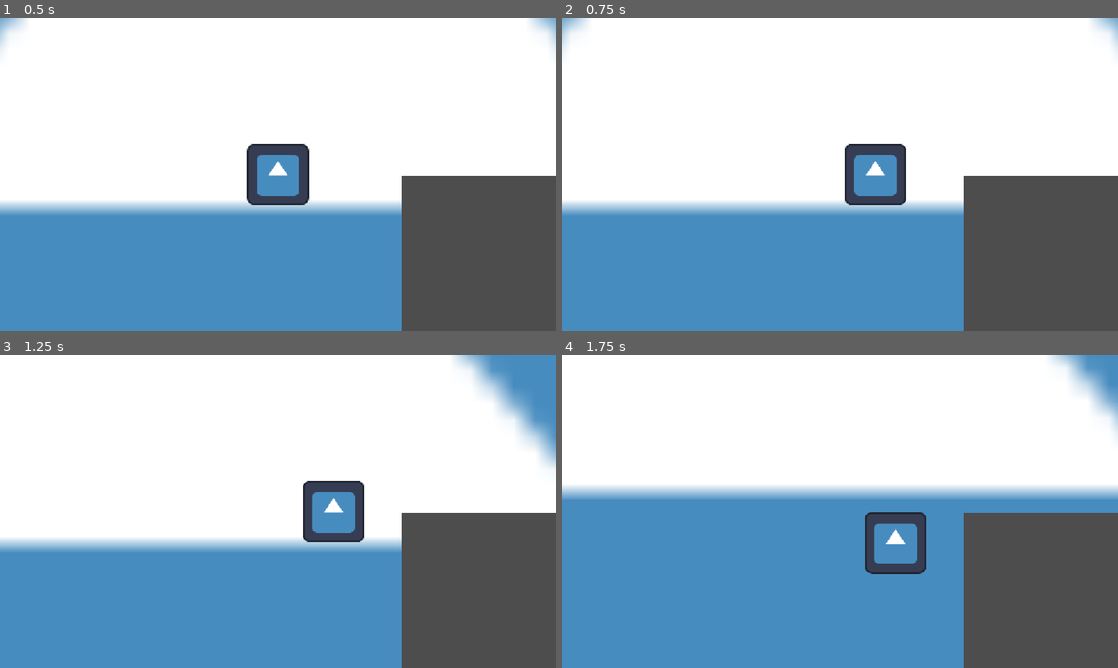
Above: before the commit, frames 1-4 (two rows, left to right).
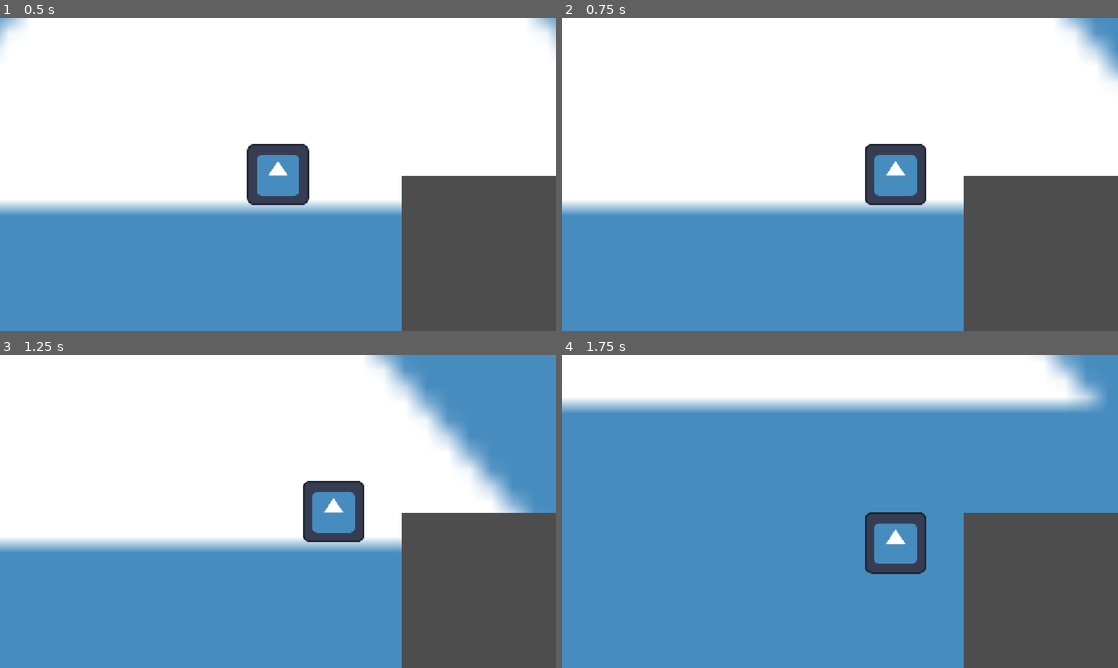
Above: after the commit, the same moments.

Repository: natleahh/ive-got-this-round
Game: Godot game, scene res://src/prototypes/BalancingWithAccelleration/main.tscn
Two runs of this game, one before a commit and one after it. Both use one fixed random seed, a clock stepped at 60 frames per second and the inputs below. The project has no main scene, so this scene is started directly. The engine's default icon, where the game draws it, is replaced by a stand-in: a white triangle on a blue panel in a dark square.
Inputs:
- Up to frame 1 (0.5 s): no input
- Up to frame 2 (0.75 s): tap Enter at 0.5 s; hold D (move_right) from 0.53 s (still down); tap Space (dash) at 0.6 s
- Up to frame 3 (1.25 s): keep holding D (move_right)
- Up to frame 4 (1.75 s): release D (move_right) at 1.28 s; hold S (move_down) from 1.28 s (still down); tap Space (dash) at 1.35 s

Frame 1 is identical in both runs. In frame 2, 3.5% of the frame differs, in the area x 0-100%, y 0-60%; in frame 3, 9.2%; in frame 4, 33%, in the area x 0-100%, y 0-46%.
Error before the commit: Cannot call method 'start' on a null value. (res://src/prototypes/BalancingWithAccelleration/main.gd:24)

Commit message:
feat: add tiered attractor zones, make some attractor zones negative

Diff:
--- a/src/prototypes/BalancingWithAccelleration/main.tscn
+++ b/src/prototypes/BalancingWithAccelleration/main.tscn
@@ -11,9 +11,15 @@
 [sub_resource type="CircleShape2D" id="CircleShape2D_quj70"]
 radius = 159.12
 
+[sub_resource type="CircleShape2D" id="CircleShape2D_3amak"]
+radius = 75.0
+
+[sub_resource type="CircleShape2D" id="CircleShape2D_lgurt"]
+radius = 50.0
+
 [sub_resource type="CircleShape2D" id="CircleShape2D_e61f2"]
 
-[node name="Main" type="Node2D" unique_id=1932576237 node_paths=PackedStringArray("player", "simulator_ball")]
+[node name="Main" type="Node2D" unique_id=1932576237 node_paths=PackedStringArray("player", "simulator_ball", "dash_cool_down")]
 script = ExtResource("1_uj8yp")
 movement_speed = 400.0
 player = NodePath("Player")
@@ -24,7 +30,7 @@
 scale = Vector2(44.59375, 34.3125)
 texture = ExtResource("2_qhrr0")
 
-[node name="Player" type="CharacterBody2D" parent="." unique_id=894154200]
+[node name="Player" type="CharacterBody2D" parent="." unique_id=1685786573]
 
 [node name="Icon" type="Sprite2D" parent="Player" unique_id=1283504213]
 texture = ExtResource("2_qhrr0")
@@ -75,17 +81,42 @@
 
 [node name="Camera2D" type="Camera2D" parent="Subviewport/GlassSimulation" unique_id=1455733254]
 
-[node name="AttractorField" type="Area2D" parent="Subviewport/GlassSimulation" unique_id=1765078996]
+[node name="OuterAttractorField" type="Area2D" parent="Subviewport/GlassSimulation" unique_id=1765078996]
+gravity_space_override = 3
+gravity_point = true
+gravity_point_center = Vector2(0, 0)
+gravity_direction = Vector2(0, 0)
+gravity = -50.0
+linear_damp_space_override = 3
+linear_damp = 4.0
+
+[node name="CollisionShape2D" type="CollisionShape2D" parent="Subviewport/GlassSimulation/OuterAttractorField" unique_id=688290067]
+shape = SubResource("CircleShape2D_quj70")
+debug_color = Color(0.5758852, 0.5526909, 0.10234404, 0.41960785)
+
+[node name="MiddleAttractorField" type="Area2D" parent="Subviewport/GlassSimulation" unique_id=1356273916]
+gravity_space_override = 3
+gravity_point = true
+gravity_point_center = Vector2(0, 0)
+gravity_direction = Vector2(0, 0)
+gravity = -10.0
+linear_damp_space_override = 3
+linear_damp = 4.0
+
+[node name="CollisionShape2D" type="CollisionShape2D" parent="Subviewport/GlassSimulation/MiddleAttractorField" unique_id=1267571351]
+shape = SubResource("CircleShape2D_3amak")
+debug_color = Color(0.796695, 0.4235507, 0.074847884, 0.41960785)
+
+[node name="InnerAttractorField" type="Area2D" parent="Subviewport/GlassSimulation" unique_id=1817337796]
 gravity_space_override = 3
 gravity_point = true
 gravity_point_center = Vector2(0, 0)
 gravity_direction = Vector2(0, 0)
 gravity = 490.0
-linear_damp_space_override = 1
-linear_damp = 1.0
 
-[node name="CollisionShape2D" type="CollisionShape2D" parent="Subviewport/GlassSimulation/AttractorField" unique_id=688290067]
-shape = SubResource("CircleShape2D_quj70")
+[node name="CollisionShape2D" type="CollisionShape2D" parent="Subviewport/GlassSimulation/InnerAttractorField" unique_id=1285892542]
+shape = SubResource("CircleShape2D_lgurt")
+debug_color = Color(0.8791756, 0.31444353, 0.34764168, 0.41960785)
 
 [node name="SimulatorBall" type="RigidBody2D" parent="Subviewport/GlassSimulation" unique_id=1217118841]
 
